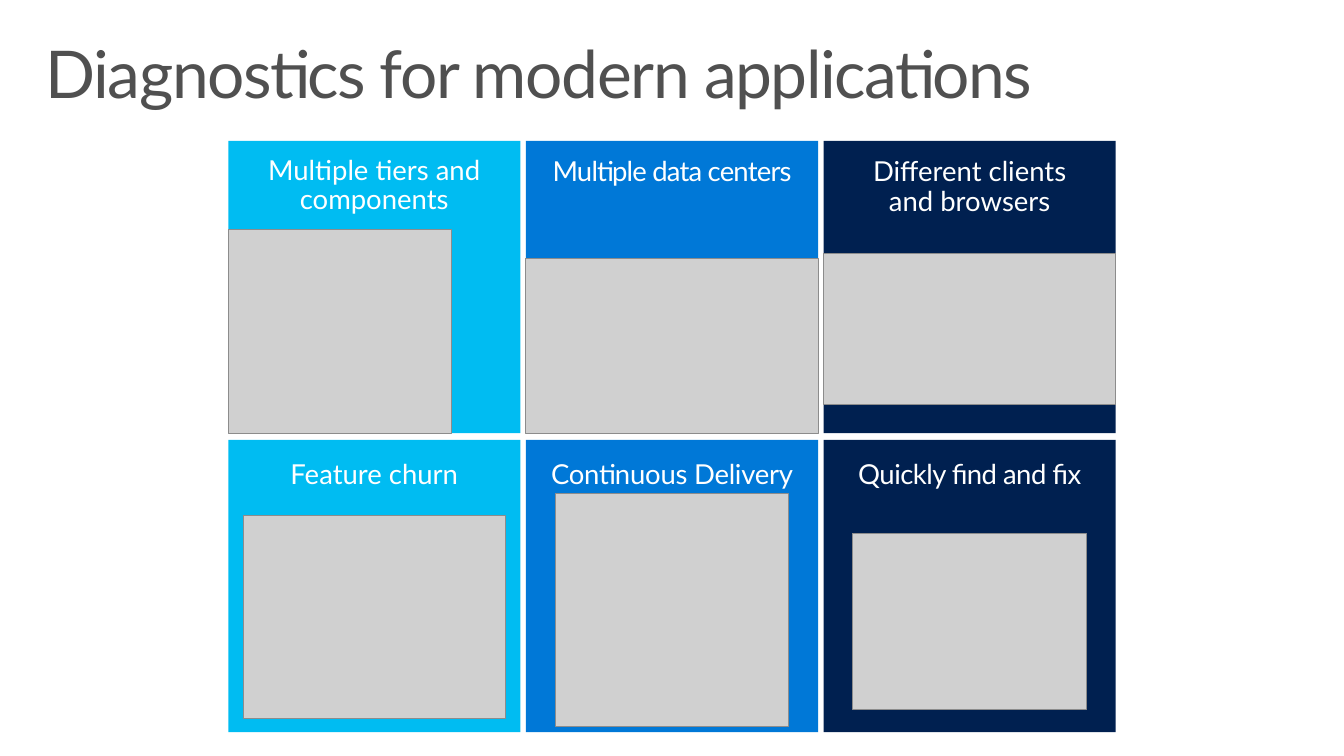
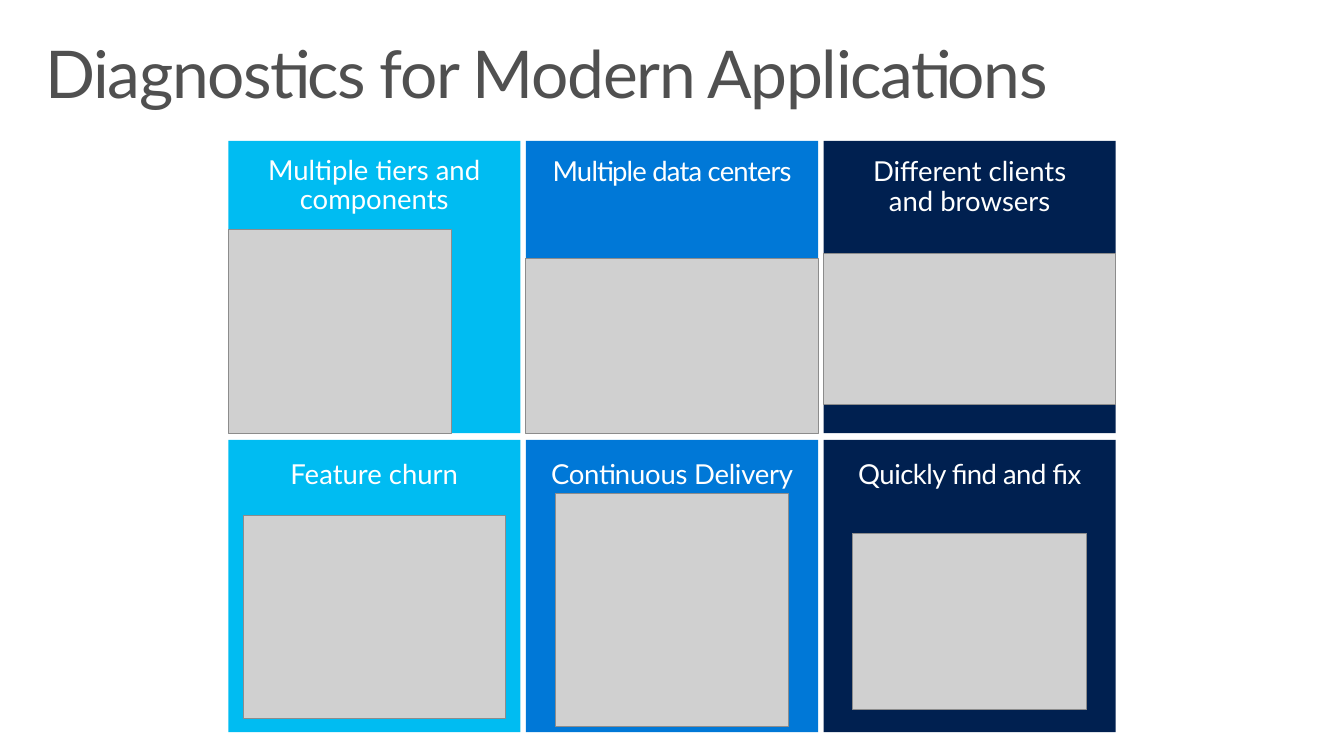
Before and after one commit to wely/DevCamp, a slide deck: slide 3 of Presentation/Module00-Monitoring.pptx. Drawn at 1344x756 pixels with LibreOffice and Linux fonts; fonts in the diff are those of the drawing; grey boxes stand for pictures; background and template pictures are left out. Boxes give left, top, right and bottom in pixels: in the first picture for what was removed or moved away, otherwise in the second. Text is boxed around its words. In the diff, an @@ line names an element or a change of style, - is before the commit and + after.

```diff
--- a/Presentation/Module00-Monitoring.pptx
+++ b/Presentation/Module00-Monitoring.pptx
@@ title at [45,49,1048,110]: text changed @@
-Diagnostics for modern applications
+Diagnostics for Modern Applications
```
Also in this commit, not shown: 13 other slides changed, 2 slides added.
